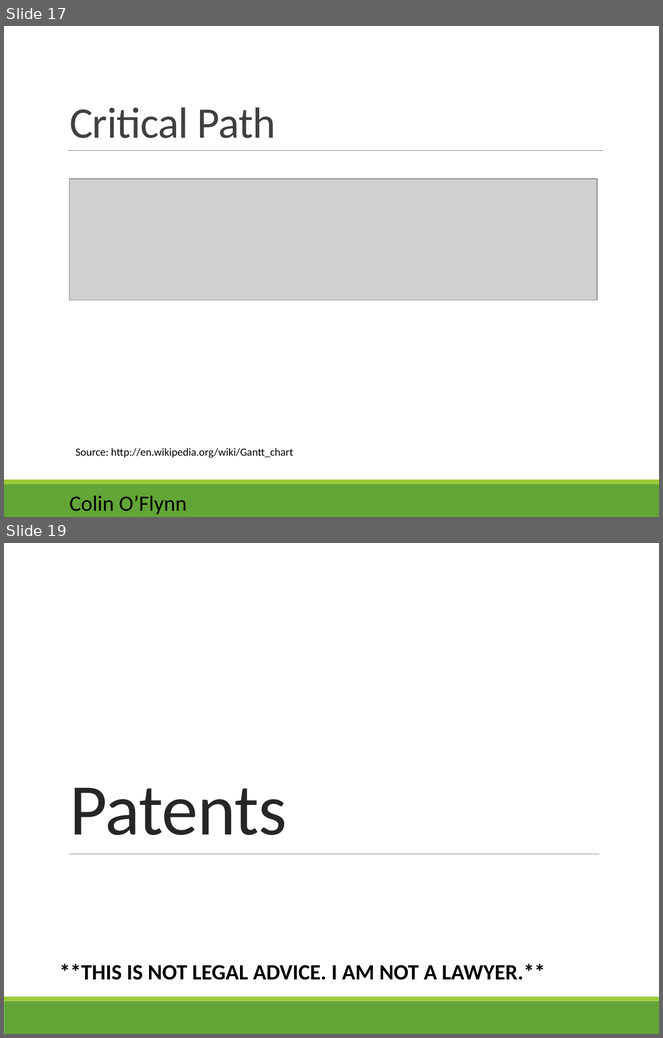
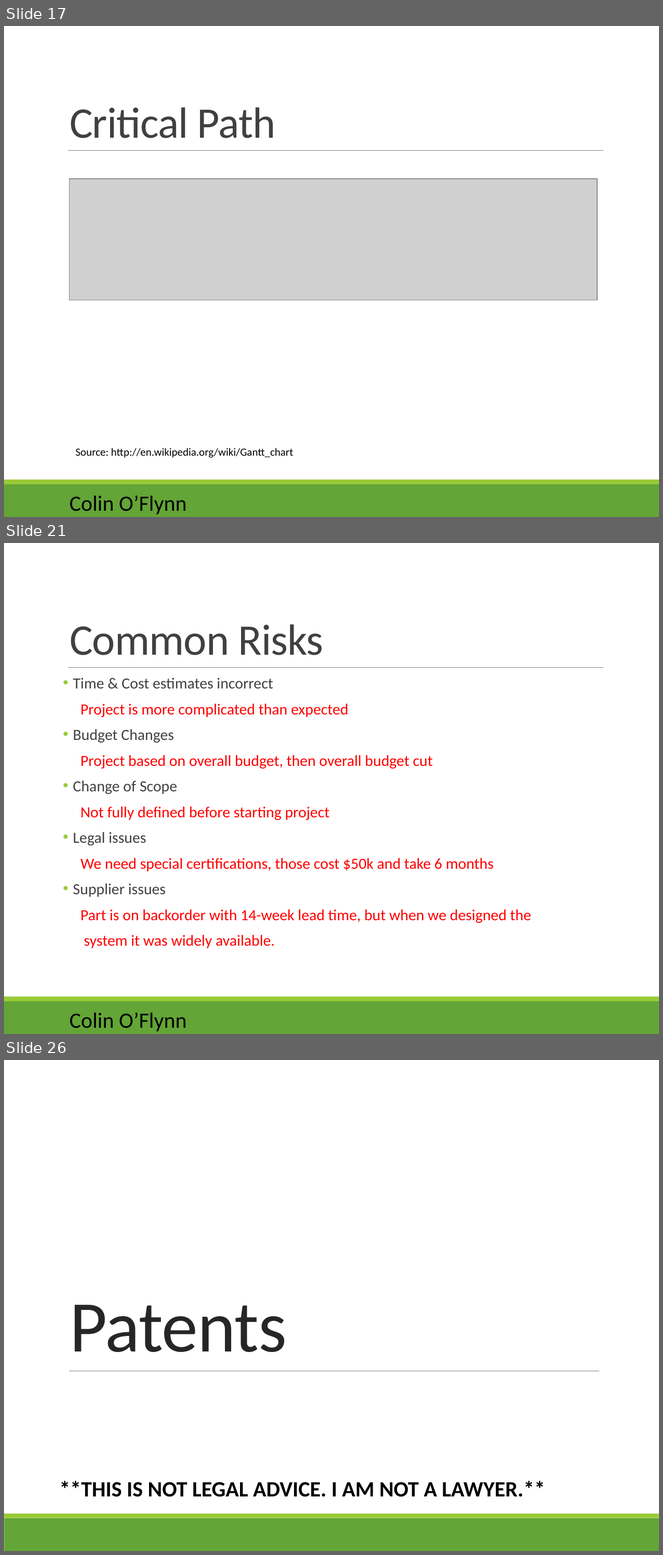
Before and after one commit to colinoflynn/eced3901, a slide deck: 2015/Lectures/ECED 3901 - 03 - Project Managment.pptx. Shown one above the other, each under a label of ours: slides 17 and 19 before the commit, slides 17, 21 and 26 after it; the slides between them are not shown. The pictures are 663x1038 and 663x1555 pixels, drawn with LibreOffice and Linux fonts; fonts in the diff are those of the drawing; grey boxes stand for pictures. Boxes give left, top, right and bottom in pixels: in the first picture for what was removed or moved away, otherwise in the second. Text is boxed around its words. In the diff, an @@ line names an element or a change of style, - is before the commit and + after.

```diff
--- a/2015/Lectures/ECED 3901 - 03 - Project Managment.pptx
+++ b/2015/Lectures/ECED 3901 - 03 - Project Managment.pptx
@@ slide 21 added at (4,543,659,1034), background #FFFFFF; not listed: 4 template elements that a slide beside it also shows @@
@@ title added at (70,624,323,655), 48 pt, text #404040 @@
+Common Risks
@@ text added at (73,678,531,949), 17 pt, text #FF0000 @@
+• Time & Cost estimates incorrect
+Project is more complicated than expected
+• Budget Changes
+Project based on overall budget, then overall budget cut
+• Change of Scope
+Not fully defined before starting project
+• Legal issues
+We need special certifications, those cost $50k and take 6 months
+• Supplier issues
+Part is on backorder with 14-week lead time, but when we designed the
+system it was widely available.
@@ what was slide 19 is now slide 26 @@
```
Also in this commit, not shown: 4 slides changed, 8 other slides added, 1 other file.
